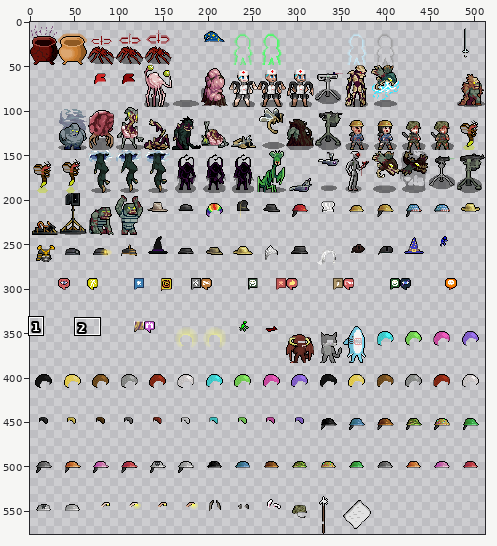
Sprite sheet, stored at gfx/ChibiUltica/ChibiTall.png. The picture above shows the old version from afar; the outline marks the close-up.
Close-up. Before:
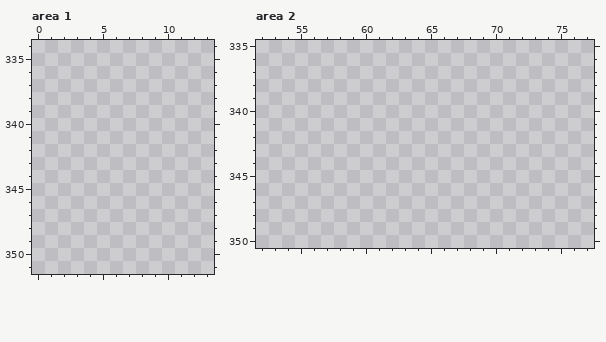
The file is 512x576 pixels. Pixels under 10% opacity are left out. Colours within 5 levels of each other are drawn and written as one. Shown: area 1: x 0..13, y 334..351; area 2: x 52..77, y 335..350. The old version is drawn lined up with the new one. The commit also changed other parts of the picture, which this record leaves out.
And afterwards:
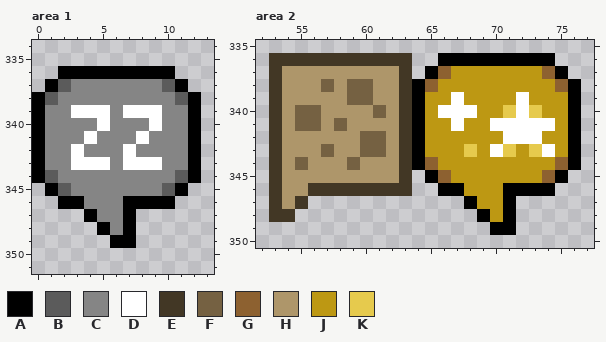
Palette (. is transparent): A #000000  B #5b5b5b  C #858585  D #ffffff  E #423725  F #756142  G #8d6130  H #ae966a  J #bd9813  K #e6ca4d
What changed:
drawings rearranged on the sheet (the old picture shows each at its new place; 9 dropped ones are not shown)
Area 1:
y 336: x 2..10 ......... -> AAAAAAAAA
y 337: x 1..11 ........... -> ABCCCCCCCBA
y 338: x 0..12 ............. -> ABCCCCCCCCCBA
y 339: x 0..12 ............. -> ACCDDDCDDDCCA
y 340: x 0..12 ............. -> ACCCCDCCCDCCA
y 341: x 0..12 ............. -> ACCCDCCCDCCCA
y 342: x 0..12 ............. -> ACCDCCCDCCCCA
y 343: x 0..12 ............. -> ACCDDDCDDDCCA
y 344: x 0..12 ............. -> ABCCCCCCCCCBA
y 345: x 1..11 ........... -> ABCCCCCCCBA
y 346: x 2..10 ......... -> AACCCAAAA
y 347: x 4..7 .... -> ACCA
y 348: x 5..7 ... -> ACA
y 349: x 6..7 .. -> AA
Area 2:
y 336: x 53..63 ........... -> EEEEEEEEEEE; x 66..74 ......... -> AAAAAAAAA
y 337: x 53..63 ........... -> EHHHHHHHHHE; x 65..75 ........... -> AGJJJJJJJGA
y 338: x 53..76 ........................ -> EHHHFHFFHHEAGJJJJJJJJJGA
y 339: x 53..76 ........................ -> EHHHHHFFHHEAJJDJJJJDJJJA
y 340: x 53..76 ........................ -> EHFFHHHHFHEAJDDDJJKDKJJA
y 341: x 53..76 ........................ -> EHFFHFHHHHEAJJDJJDDDDDJA
y 342: x 53..76 ........................ -> EHHHHHHFFHEAJJJJJJDDDJJA
y 343: x 53..76 ........................ -> EHHHFHHFFHEAJJJKJDKJKDJA
y 344: x 53..76 ........................ -> EHFHHHFHHHEAGJJJJJJJJJGA
y 345: x 53..63 ........... -> EHHHHHHHHHE; x 65..75 ........... -> AGJJJJJJJGA
y 346: x 53..63 ........... -> EHHEEEEEEEE; x 66..74 ......... -> AAJJJAAAA
y 347: x 53..55 ... -> EHE; x 68..71 .... -> AJJA
y 348: x 53..54 .. -> EE; x 69..71 ... -> AJA
y 349: x 70..71 .. -> AA
